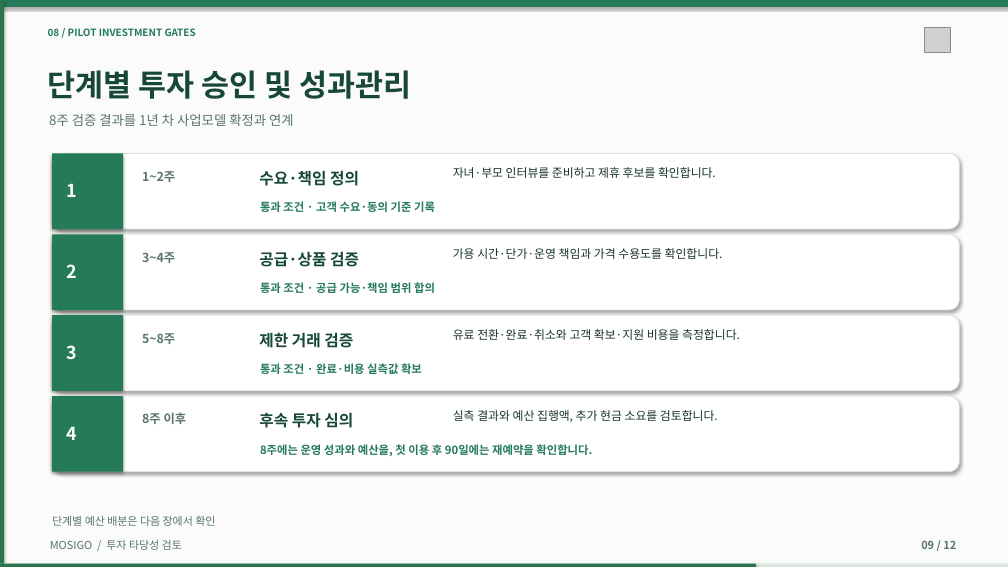
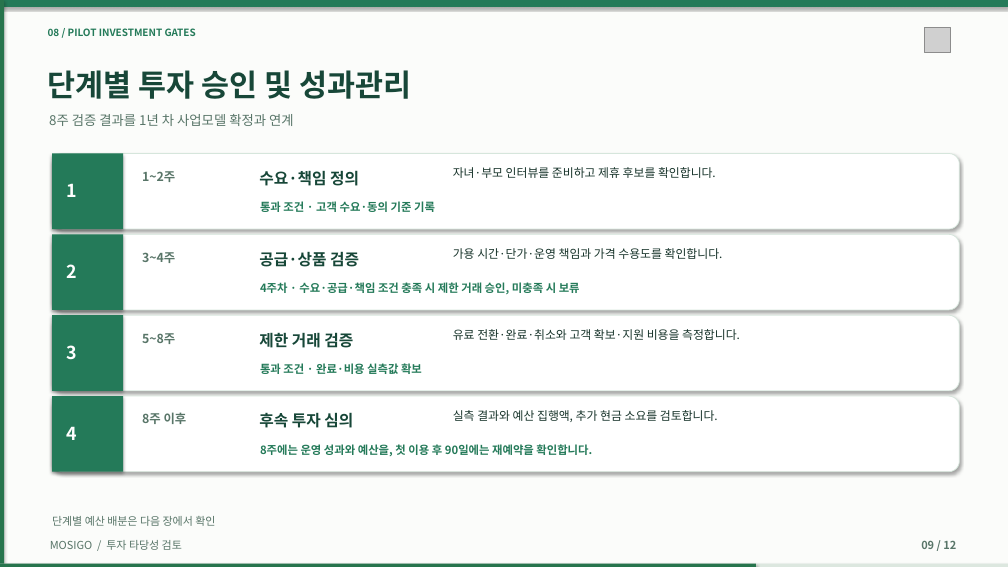
Before and after one commit to dohyunkimmm/mosigo-case-study, a slide deck: slide 9 of downloads/MOSIGO_IR_Investment_Review_12slides.pptx. Drawn at 1008x567 pixels with LibreOffice and Linux fonts; fonts in the diff are those of the drawing; grey boxes stand for pictures. Boxes give left, top, right and bottom in pixels: in the first picture for what was removed or moved away, otherwise in the second. Text is boxed around its words. In the diff, an @@ line names an element or a change of style, - is before the commit and + after.

```diff
--- a/downloads/MOSIGO_IR_Investment_Review_12slides.pptx
+++ b/downloads/MOSIGO_IR_Investment_Review_12slides.pptx
@@ text at <box>260,282,580,294</box>: text changed @@
-통과 조건 · 공급 가능·책임 범위 합의
+4주차 · 수요·공급·책임 조건 충족 시 제한 거래 승인, 미충족 시 보류
```
Also in this commit, not shown: 2 other slides changed, 10 other files.
